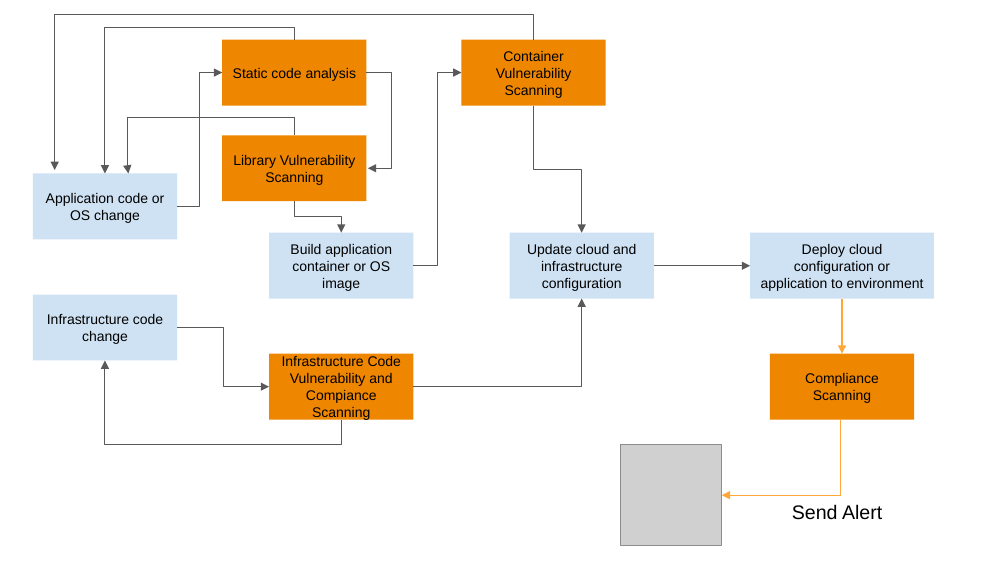
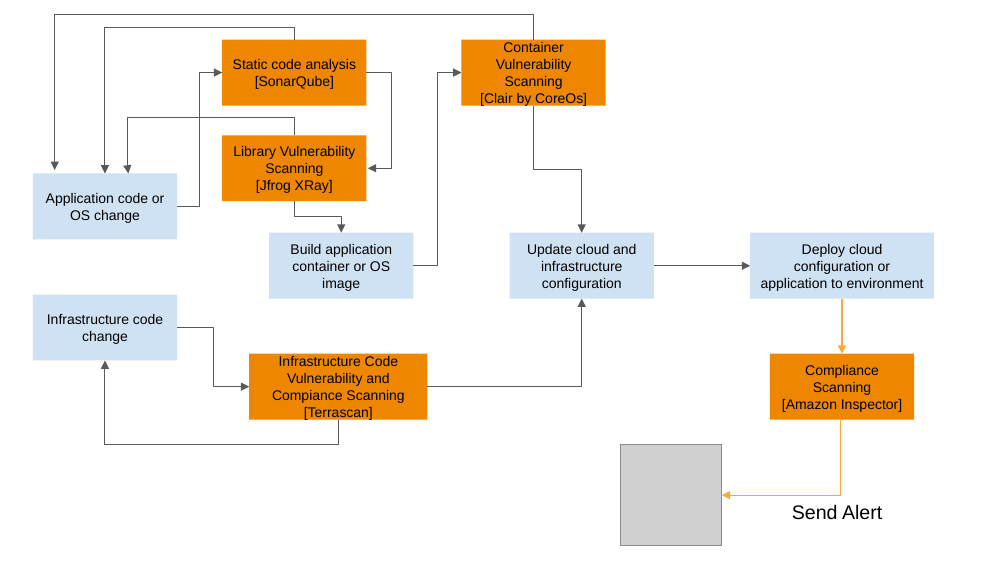
Before and after one commit to FAntonescu/udacity-aws-cloud-architect-secure-recipe-vault, a slide deck: slide 1 of DevSecOpsPipeline.pptx. Drawn at 1008x567 pixels with LibreOffice and Linux fonts; fonts in the diff are those of the drawing; grey boxes stand for pictures. Boxes give left, top, right and bottom in pixels: in the first picture for what was removed or moved away, otherwise in the second. Text is boxed around its words. In the diff, an @@ line names an element or a change of style, - is before the commit and + after.

```diff
--- a/DevSecOpsPipeline.pptx
+++ b/DevSecOpsPipeline.pptx
@@ text in rectangle at box(255, 76, 334, 89): paragraph added @@
+[SonarQube]
@@ text in rectangle at box(480, 93, 587, 107): paragraph added @@
+[Clair by CoreOs]
@@ text in rectangle at box(256, 180, 333, 193): paragraph added @@
+[Jfrog XRay]
@@ elbow arrow moved from (413, 387) - (582, 298) to (427, 387) - (582, 298) @@
@@ elbow arrow moved from (177, 328) - (269, 387) to (177, 328) - (249, 387) @@
@@ rectangle "Infrastructure Code Vulnerability and Compiance ...": place and size @@
-rectangle "Infrastructure Code Vulnerability and Compiance ..." at box(269, 354, 413, 419)
+rectangle "Infrastructure Code Vulnerability and Compiance ..." at box(249, 354, 427, 419)
@@ elbow arrow moved from (342, 419) - (105, 361) to (339, 419) - (105, 361) @@
@@ text in rectangle at box(304, 407, 373, 421): paragraph added @@
+[Terrascan]
@@ text in rectangle at box(782, 399, 902, 412): paragraph added @@
+[Amazon Inspector]
```
Also in this commit, not shown: 2 other files.
